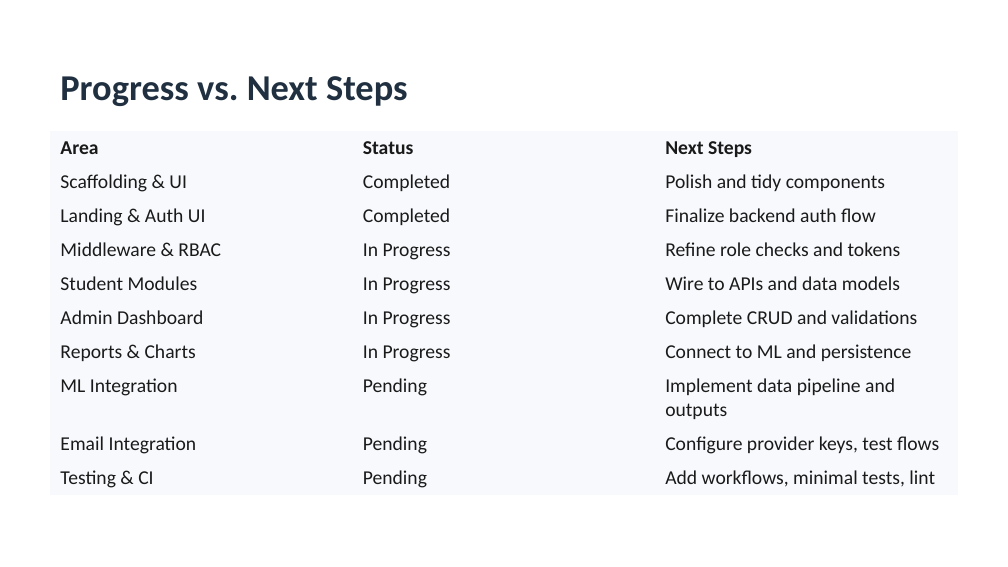
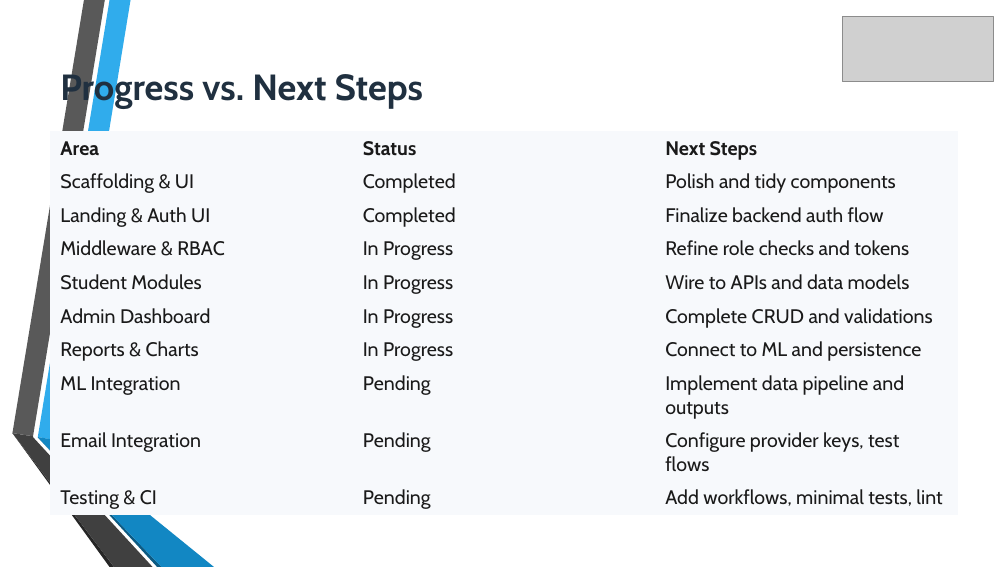
Before and after one commit to ManishKumarCs/learnify-platform, a slide deck: slide 30 of docs/learnify-platform-presentation.pptx (slide 31 before the commit). Drawn at 1008x567 pixels with LibreOffice and Linux fonts; fonts in the diff are those of the drawing; grey boxes stand for pictures. Boxes give left, top, right and bottom in pixels: in the first picture for what was removed or moved away, otherwise in the second. Text is boxed around its words. In the diff, an @@ line names an element or a change of style, - is before the commit and + after.

```diff
--- a/docs/learnify-platform-presentation.pptx
+++ b/docs/learnify-platform-presentation.pptx
@@ picture added at <box>843,17,994,82</box> @@
@@ text "Progress vs. Next Steps" at <box>60,69,423,108</box>: font Calibri to Cabin @@
@@ table at <box>50,131,958,513</box> @@
@@ font Calibri to Cabin @@
@@ group added at <box>12,0,215,567</box>: 6 freeform shapes @@
```
Also in this commit, not shown: 35 other slides changed, 1 slide added, 2 slides removed, 19 other files.
